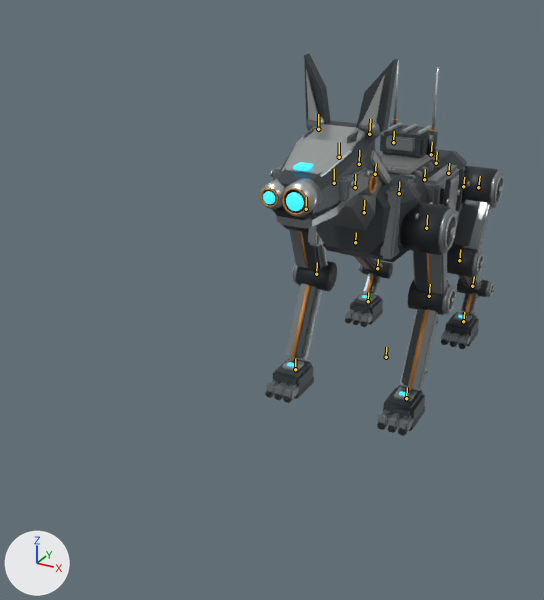
The Blender file source/blender/a6-reckon-k9.blend, before and after one commit.
The view is the same before and after, from a 50 mm camera at (0.706, -2.037, 1.129) aimed at (-0.16, -0.463, 0.342). Lighting does not change. The marker at lower left points along +X, +Y and +Z. The first picture is the older version. Both versions are drawn at frame 478 of the action 'Fetch_Return'; the numbers are the values there. The bones that bend it are drawn over the model as lines.

Names of what the first picture shows: 'RECKON_SKIN'.
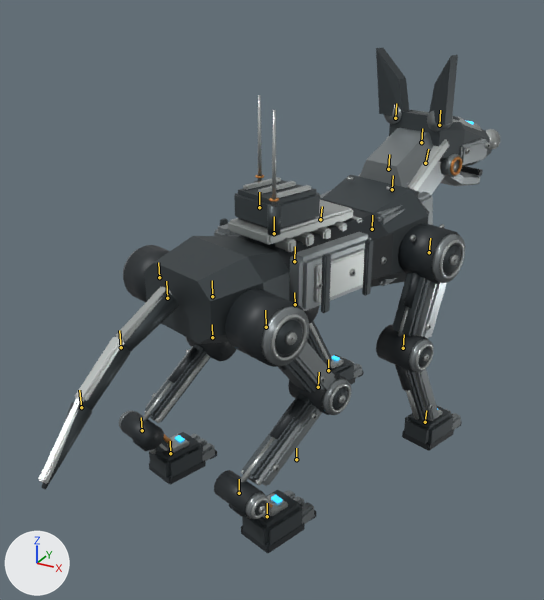
The edits, one by one:
Bone 'MOTION' (bone_motion) moves from (0.0, 0.0, 0.0) to (0.0, 0.0, 0.625).
Bone 'MOTION' (bone_motion) turns from (0, 0, 0) to (0, 162, 0) degrees about its own x, y and z.
Bone 'HEAD' (bone_head) turns from (1, 0, 0) to (0, 0, 0) degrees about its own x, y and z.
Bone 'JAW' (bone_jaw) turns from (0, 0, 0) to (13, 0, 0) degrees about its own x, y and z.
Bone 'EAR_R' (bone_ear_r) turns from (1, 0, 0) to (-2, 0, 0) degrees about its own x, y and z.
Bone 'UPPER_FL' (bone_upper_fl) turns from (2, 0, 0) to (5, 0, 0) degrees about its own x, y and z.
Bone 'LOWER_FL' (bone_lower_fl) turns from (-4, 0, 0) to (-10, 0, 0) degrees about its own x, y and z.
Bone 'UPPER_FR' (bone_upper_fr) turns from (2, 0, 0) to (1, 0, 0) degrees about its own x, y and z.
Bone 'LOWER_FR' (bone_lower_fr) turns from (-4, 0, 0) to (-1, 0, 0) degrees about its own x, y and z.
Bone 'PAW_FR' (bone_paw_fr) turns from (2, 0, 0) to (1, 0, 0) degrees about its own x, y and z.
Bone 'TAIL_1' (bone_tail_1) turns from (0, -6, 0) to (0, 6, 0) degrees about its own x, y and z.
Bone 'TAIL_2' (bone_tail_2) turns from (0, -9, 0) to (0, 9, 0) degrees about its own x, y and z.
Bone 'TAIL_3' (bone_tail_3) turns from (0, -8, 0) to (0, 8, 0) degrees about its own x, y and z.
Bone 'UPPER_HR' (bone_upper_hr) turns from (-1, 0, 0) to (-2, 0, 0) degrees about its own x, y and z.
Bone 'LOWER_HR' (bone_lower_hr) turns from (1, 0, 0) to (5, 0, 0) degrees about its own x, y and z.
Bone 'HOCK_HR' (bone_hock_hr) turns from (0, 0, 0) to (-3, 0, 0) degrees about its own x, y and z.

Boxes (x1, y1, x2, y2) around the edits, measured in the pictures (544 x 600 px):
'RECKON_SKIN', posed (89% wider, 32% taller)
    before: (260, 53, 504, 436)
    after: (39, 48, 500, 553)
bone 'MOTION', root to tip
    before: (386, 357) to (386, 347)
    after: (296, 459) to (296, 448)
bone 'HEAD', root to tip
    before: (339, 157) to (339, 142)
    after: (421, 142) to (422, 128)
bone 'JAW', root to tip
    before: (334, 183) to (334, 168)
    after: (425, 163) to (428, 149)
bone 'EAR_R', root to tip
    before: (318, 129) to (318, 114)
    after: (439, 125) to (440, 110)
bone 'UPPER_FL', root to tip
    before: (426, 228) to (427, 215)
    after: (320, 219) to (322, 206)
bone 'LOWER_FL', root to tip
    before: (429, 296) to (430, 284)
    after: (295, 304) to (294, 292)
bone 'UPPER_FR', root to tip
    before: (306, 209) to (306, 197)
    after: (429, 252) to (430, 238)
bone 'LOWER_FR', root to tip
    before: (316, 274) to (317, 262)
    after: (403, 348) to (404, 334)
bone 'PAW_FR', root to tip
    before: (295, 369) to (295, 359)
    after: (425, 422) to (426, 410)
bone 'TAIL_1', root to tip
    before: (436, 163) to (437, 152)
    after: (167, 298) to (166, 281)
bone 'TAIL_2', root to tip
    before: (448, 173) to (449, 163)
    after: (121, 347) to (119, 330)
bone 'TAIL_3', root to tip
    before: (463, 186) to (464, 177)
    after: (81, 407) to (79, 390)
bone 'UPPER_HR', root to tip
    before: (375, 174) to (376, 163)
    after: (266, 327) to (265, 310)
bone 'LOWER_HR', root to tip
    before: (355, 242) to (356, 232)
    after: (318, 387) to (319, 372)
bone 'HOCK_HR', root to tip
    before: (377, 268) to (378, 259)
    after: (239, 493) to (239, 479)
